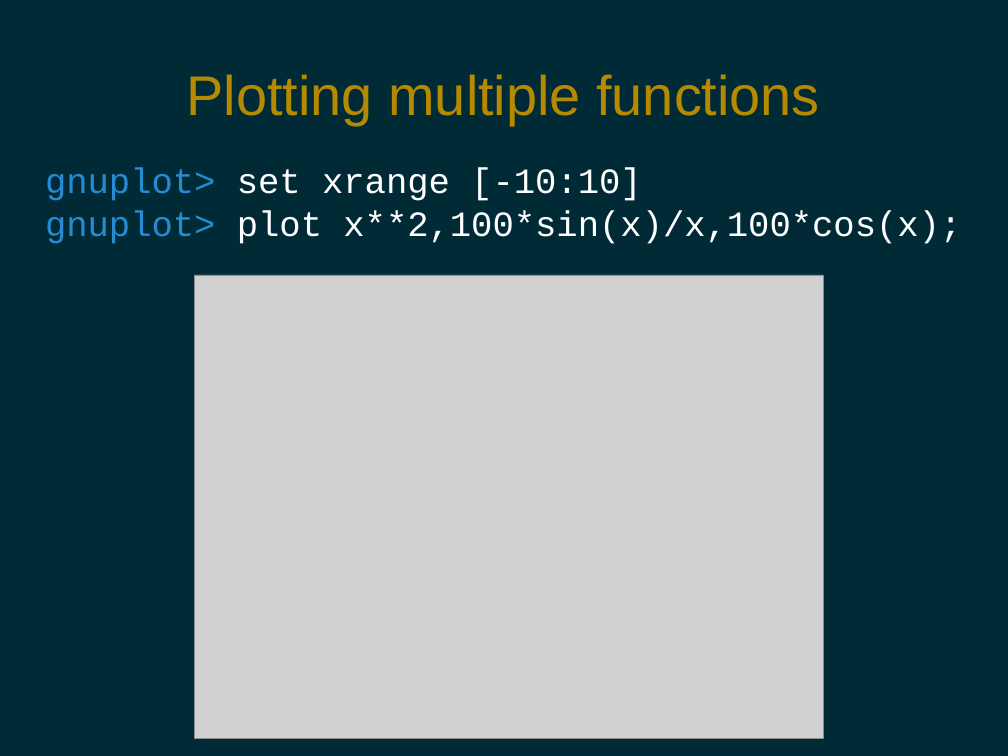
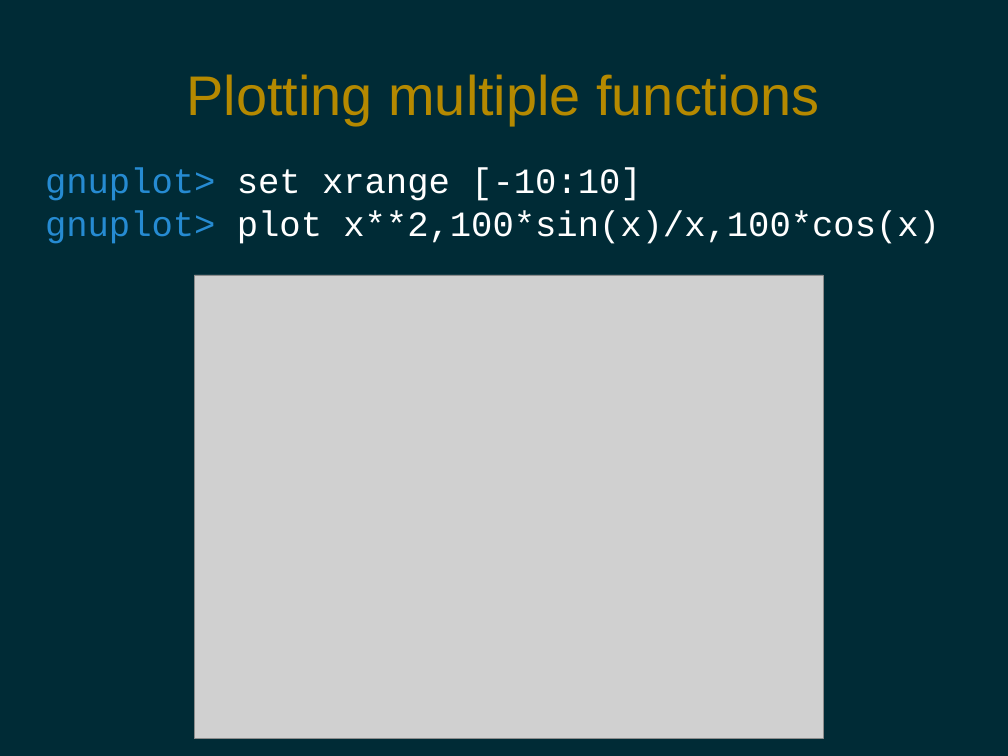
Before and after one commit to pdg137/gnuplot-pres, a slide deck: slide 8 of gnuplot.odp. Drawn at 1008x756 pixels with LibreOffice and Linux fonts; fonts in the diff are those of the drawing; grey boxes stand for pictures. Boxes give left, top, right and bottom in pixels: in the first picture for what was removed or moved away, otherwise in the second. Text is boxed around its words. In the diff, an @@ line names an element or a change of style, - is before the commit and + after.

```diff
--- a/gnuplot.odp
+++ b/gnuplot.odp
@@ text at (45, 211, 940, 244): text changed @@
-gnuplot> plot x**2,100*sin(x)/x,100*cos(x);
+gnuplot> plot x**2,100*sin(x)/x,100*cos(x)
```
Also in this commit, not shown: 8 other slides changed, 2 slides added.
